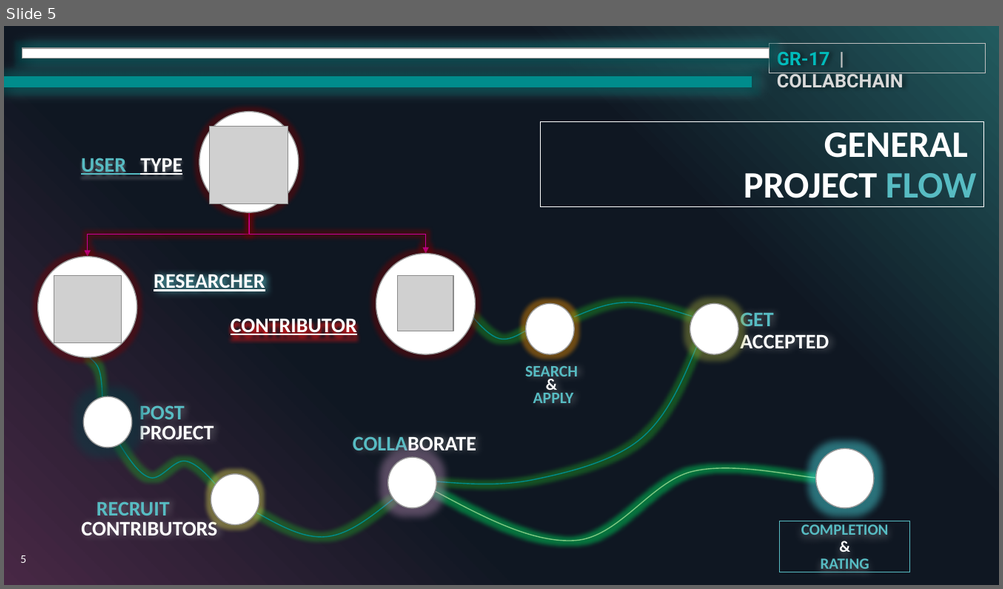
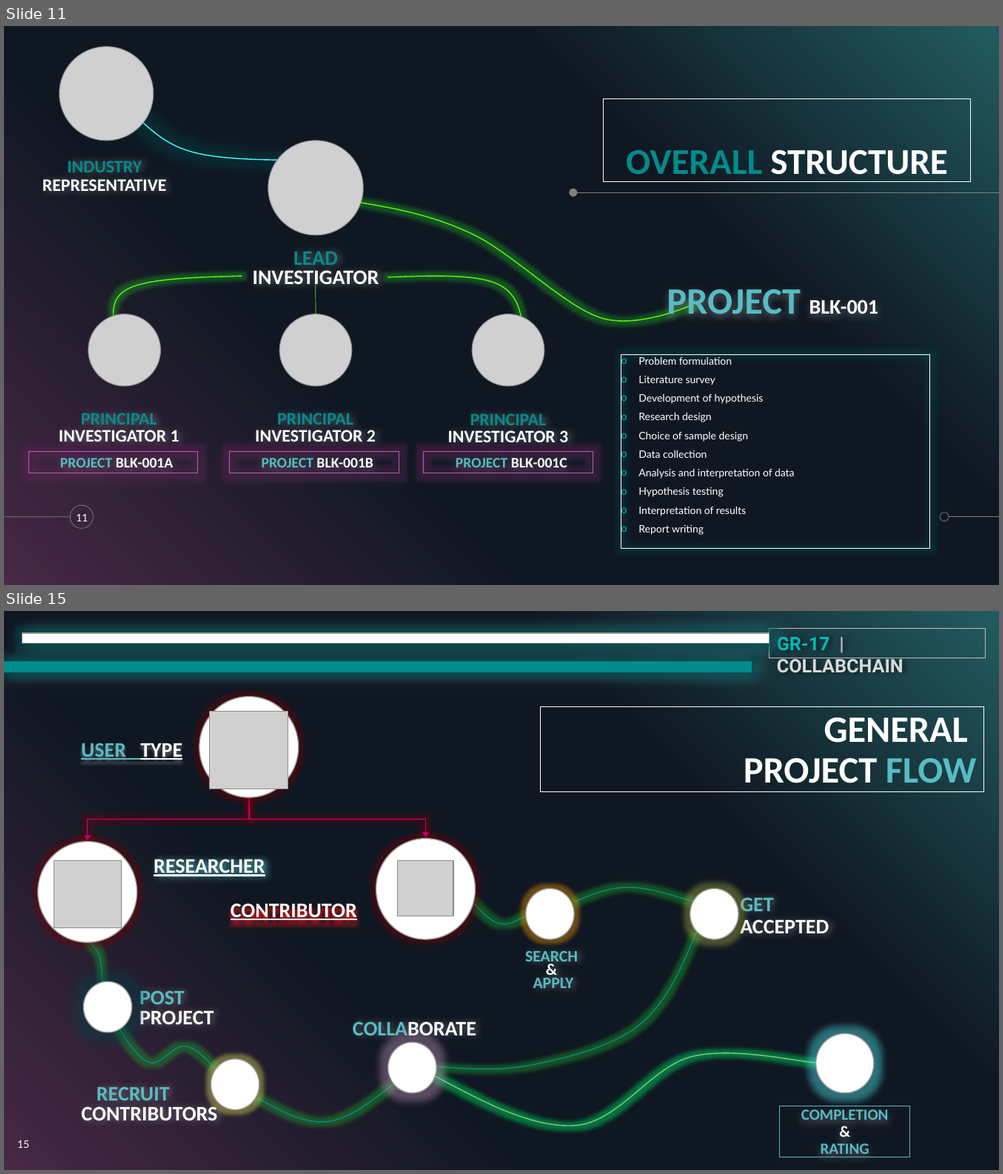
Before and after one commit to dhirajksharma/collabchain, a slide deck: Documents/Deliverables/SlideDeck/collabchain.pptx. Shown one above the other, each under a label of ours: slide 5 before the commit, slides 11 and 15 after it; the slides between them are not shown. The pictures are 1003x589 and 1003x1174 pixels, drawn with LibreOffice and Linux fonts; fonts in the diff are those of the drawing; grey boxes stand for pictures. Boxes give left, top, right and bottom in pixels: in the first picture for what was removed or moved away, otherwise in the second. Text is boxed around its words. In the diff, an @@ line names an element or a change of style, - is before the commit and + after.

```diff
--- a/Documents/Deliverables/SlideDeck/collabchain.pptx
+++ b/Documents/Deliverables/SlideDeck/collabchain.pptx
@@ slide 11 added at box(4, 26, 999, 585), background #000000; not listed: 5 template elements that a slide beside it also shows @@
@@ picture added at box(60, 47, 153, 141) @@
@@ rectangle added at box(603, 99, 971, 182), outline #FFFFFF 0.75 pt, 35.1 pt, text #FFFFFF, bold @@
+OVERALL STRUCTURE
@@ freeform shape added at box(143, 123, 307, 161), outline #3DFFFF 1 pt @@
@@ picture added at box(268, 141, 363, 235) @@
@@ text added at box(42, 161, 167, 191), 17 pt, text #FFFFFF, bold @@
+INDUSTRY
+REPRESENTATIVE
@@ freeform shape added at box(358, 202, 694, 321), outline #5BF80C 1 pt @@
@@ ellipse added at box(569, 189, 577, 197), fill #808080 @@
@@ line added from (999, 192) to (575, 192), #808080 0.5 pt @@
@@ text added at box(253, 252, 379, 289), 20 pt, text #FFFFFF, bold @@
+LEAD
+INVESTIGATOR
@@ freeform shape added at box(114, 276, 242, 332), outline #5BF80C 1 pt @@
@@ line added from (316, 315) to (315, 275), #5BF80C 0.5 pt @@
@@ freeform shape added at box(387, 276, 523, 329), outline #5BF80C 1 pt @@
@@ text added at box(666, 289, 879, 317), 36 pt, text #57BCC3, bold @@
+PROJECT BLK-001
@@ picture added at box(88, 315, 161, 387) @@
@@ picture added at box(279, 315, 352, 387) @@
@@ picture added at box(472, 315, 544, 387) @@
@@ text added at box(621, 355, 930, 549), outline #FFFFFF 0.75 pt, 10 pt, text #FFFFFF @@
+o Problem formulation
+o Literature survey
+o Development of hypothesis
+o Research design
+o Choice of sample design
+o Data collection
+o Analysis and interpretation of data
+o Hypothesis testing
+o Interpretation of results
+o Report writing
@@ text added at box(59, 413, 179, 442), 17 pt, text #FFFFFF, bold @@
+PRINCIPAL
+INVESTIGATOR 1
@@ text added at box(255, 413, 375, 442), 17 pt, text #FFFFFF, bold @@
+PRINCIPAL
+INVESTIGATOR 2
@@ text added at box(448, 414, 568, 443), 17 pt, text #FFFFFF, bold @@
+PRINCIPAL
+INVESTIGATOR 3
@@ rectangle added at box(28, 452, 197, 474), outline #AA65A3 0.75 pt, 14 pt, text #FFFFFF, bold @@
+PROJECT BLK-001A
@@ rectangle added at box(229, 452, 398, 474), outline #AA65A3 0.75 pt, 14 pt, text #FFFFFF, bold @@
+PROJECT BLK-001B
@@ rectangle added at box(424, 452, 592, 474), outline #AA65A3 0.75 pt, 14 pt, text #FFFFFF, bold @@
+PROJECT BLK-001C
@@ page number added at box(76, 514, 88, 522), 10 pt, text #FFFFFF @@
+11
@@ what was slide 5 is now slide 15 @@
@@ page number at box(17, 1141, 29, 1148): text changed @@
-5
+15
```
Also in this commit, not shown: 1 slide changed, 10 other slides added, 1 slide removed, 1 other file.
